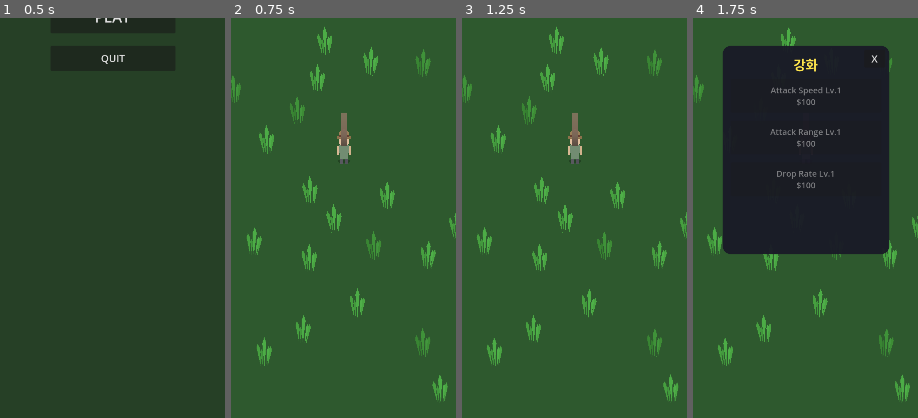
Above: before the commit, frames 1-4 (left to right).
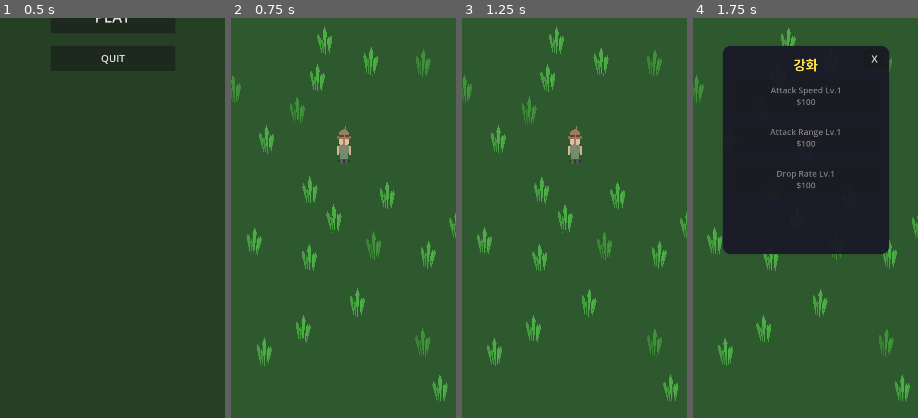
Above: after the commit, the same moments.

Repository: yellyB/game-kill-grass
Game: Godot game, scene res://scenes/ui/main_menu.tscn
Same seed, same stepped clock (60 frames per second), same inputs: the game is played once before the commit and once after it.
Inputs:
- Up to frame 1 (0.5 s): no input
- Up to frame 2 (0.75 s): click "PLAY" at 0.5 s
- Up to frame 3 (1.25 s): no input
- Up to frame 4 (1.75 s): click "강화" at 1.25 s
The pictures show only the part of the screen within x 25-75%, y 34-84%; the shares and areas given below are measured in that part.

Frame 1 is identical in both runs. In frame 2, 0.2% of the frame differs, in the area x 48-52%, y 23-33%; in frame 3, 0.2%; in frame 4, less than 0.1%.

Commit message:
무기별 비주얼과 공격 애니메이션 추가

Diff:
--- a/autoload/weapon_manager.gd
+++ b/autoload/weapon_manager.gd
@@ -10,7 +10,10 @@
 		"speed_mult": 1.0,
 		"attack_type": "single",
 		"description": "기본 무기",
-		"color": Color(0.6, 0.5, 0.4)
+		"color": Color(0.6, 0.5, 0.4),
+		"visual_type": "scythe",
+		"blade_length": 60,
+		"blade_width": 12
 	},
 	{
 		"name": "날 선 낫",
@@ -19,7 +22,10 @@
 		"speed_mult": 1.0,
 		"attack_type": "single",
 		"description": "범위 증가",
-		"color": Color(0.7, 0.7, 0.75)
+		"color": Color(0.7, 0.7, 0.75),
+		"visual_type": "scythe",
+		"blade_length": 70,
+		"blade_width": 14
 	},
 	{
 		"name": "무거운 낫",
@@ -28,7 +34,10 @@
 		"speed_mult": 0.7,
 		"attack_type": "single",
 		"description": "범위↑ 속도↓",
-		"color": Color(0.4, 0.4, 0.5)
+		"color": Color(0.4, 0.4, 0.5),
+		"visual_type": "heavy_scythe",
+		"blade_length": 85,
+		"blade_width": 20
 	},
 	{
 		"name": "이중 낫",
@@ -37,7 +46,10 @@
 		"speed_mult": 1.0,
 		"attack_type": "double",
 		"description": "앞뒤 동시 공격",
-		"color": Color(0.5, 0.6, 0.7)
+		"color": Color(0.5, 0.6, 0.7),
+		"visual_type": "double_scythe",
+		"blade_length": 55,
+		"blade_width": 12
 	},
 	{
 		"name": "회전 예초낫",
@@ -46,7 +58,10 @@
 		"speed_mult": 1.5,
 		"attack_type": "spin",
 		"description": "이동 중 지속 베기",
-		"color": Color(0.3, 0.7, 0.4)
+		"color": Color(0.3, 0.7, 0.4),
+		"visual_type": "spinner",
+		"blade_length": 50,
+		"blade_width": 8
 	},
 	{
 		"name": "제초 기계",
@@ -55,7 +70,10 @@
 		"speed_mult": 2.0,
 		"attack_type": "aura",
 		"description": "접근만 해도 피해",
-		"color": Color(0.8, 0.5, 0.2)
+		"color": Color(0.8, 0.5, 0.2),
+		"visual_type": "machine",
+		"blade_length": 40,
+		"blade_width": 40
 	},
 	{
 		"name": "분쇄 예초기",
@@ -64,7 +82,10 @@
 		"speed_mult": 2.5,
 		"attack_type": "aura",
 		"description": "대형 지속 범위",
-		"color": Color(0.9, 0.3, 0.3)
+		"color": Color(0.9, 0.3, 0.3),
+		"visual_type": "machine",
+		"blade_length": 55,
+		"blade_width": 55
 	},
 	{
 		"name": "화염 제초기",
@@ -73,7 +94,10 @@
 		"speed_mult": 3.0,
 		"attack_type": "flame",
 		"description": "즉사 / 드롭 감소",
-		"color": Color(1.0, 0.4, 0.1)
+		"color": Color(1.0, 0.4, 0.1),
+		"visual_type": "flamethrower",
+		"blade_length": 70,
+		"blade_width": 25
 	},
 	{
 		"name": "재앙 장치",
@@ -82,7 +106,10 @@
 		"speed_mult": 1.0,
 		"attack_type": "screen",
 		"description": "화면 전체 공격",
-		"color": Color(0.6, 0.2, 0.8)
+		"color": Color(0.6, 0.2, 0.8),
+		"visual_type": "device",
+		"blade_length": 50,
+		"blade_width": 50
 	},
 	{
 		"name": "세계 정리자",
@@ -91,7 +118,10 @@
 		"speed_mult": 4.0,
 		"attack_type": "world",
 		"description": "맵 전체 자동 베기",
-		"color": Color(1.0, 0.9, 0.3)
+		"color": Color(1.0, 0.9, 0.3),
+		"visual_type": "orb",
+		"blade_length": 60,
+		"blade_width": 60
 	}
 ]
 
@@ -149,6 +179,15 @@
 func get_weapon_color() -> Color:
 	return get_current_weapon().color
 
+func get_visual_type() -> String:
+	return get_current_weapon().visual_type
+
+func get_blade_length() -> int:
+	return get_current_weapon().blade_length
+
+func get_blade_width() -> int:
+	return get_current_weapon().blade_width
+
 func is_max_level() -> bool:
 	return current_weapon_level >= WEAPONS.size() - 1
 
--- a/scenes/core/main.tscn
+++ b/scenes/core/main.tscn
@@ -17,28 +17,6 @@
 
 [sub_resource type="CircleShape2D" id="CircleShape2D_attack"]
 radius = 80.0
-
-[sub_resource type="Gradient" id="Gradient_blade"]
-offsets = PackedFloat32Array(0, 0.3, 1)
-colors = PackedColorArray(0.6, 0.6, 0.65, 1, 0.8, 0.8, 0.85, 1, 0.95, 0.95, 1, 0.8)
-
-[sub_resource type="GradientTexture2D" id="GradientTexture2D_blade"]
-width = 16
-height = 80
-gradient = SubResource("Gradient_blade")
-fill = 0
-fill_from = Vector2(0.5, 1)
-fill_to = Vector2(0.5, 0)
-
-[sub_resource type="Gradient" id="Gradient_player"]
-colors = PackedColorArray(0.29, 0.56, 0.85, 1, 0.42, 0.7, 0.94, 0)
-
-[sub_resource type="GradientTexture2D" id="GradientTexture2D_player"]
-width = 64
-height = 64
-fill = 1
-fill_from = Vector2(0.5, 0.5)
-gradient = SubResource("Gradient_player")
 
 [sub_resource type="StyleBoxFlat" id="StyleBoxFlat_panel"]
 bg_color = Color(0.1, 0.1, 0.15, 0.95)
@@ -140,10 +118,6 @@
 [node name="WeaponPivot" type="Node2D" parent="Player"]
 position = Vector2(0, 0)
 
-[node name="Blade" type="Sprite2D" parent="Player/WeaponPivot"]
-position = Vector2(0, -50)
-texture = SubResource("GradientTexture2D_blade")
-
 [node name="GameCamera" type="Camera2D" parent="Player"]
 script = ExtResource("6_camera")
 
--- a/scripts/player.gd
+++ b/scripts/player.gd
@@ -9,7 +9,10 @@
 @onready var player_visual: Node2D = $PlayerVisual
 @onready var attack_timer: Timer = $AttackTimer
 @onready var weapon_pivot: Node2D = $WeaponPivot
-@onready var blade: Sprite2D = $WeaponPivot/Blade
+
+var blade: Node2D = null
+var blade2: Node2D = null
+var aura_effect: Node2D = null
 
 @onready var left_leg: Polygon2D = $PlayerVisual/LeftLeg
 @onready var right_leg: Polygon2D = $PlayerVisual/RightLeg
@@ -23,13 +26,15 @@
 var target_weapon_angle: float = 0.0
 var is_swinging: bool = false
 var walk_time: float = 0.0
+var spin_angle: float = 0.0
+var current_visual_type: String = ""
 
 func _ready() -> void:
 	attack_area.area_entered.connect(_on_grass_entered)
 	attack_area.area_exited.connect(_on_grass_exited)
 	attack_timer.timeout.connect(_on_attack_timer_timeout)
 	update_attack_range()
-	update_weapon_visuals()
+	create_weapon_visual()
 	GameManager.upgrade_purchased.connect(_on_upgrade_purchased)
 	WeaponManager.weapon_changed.connect(_on_weapon_changed)
 
@@ -44,6 +49,8 @@
 		try_attack()
 	else:
 		reset_walk_animation(delta)
+
+	update_continuous_weapon_animation(delta)
 
 func _physics_process(_delta: float) -> void:
 	pass
@@ -157,6 +164,25 @@
 			grass.take_damage(1)
 
 func swing_weapon(target_pos: Vector2) -> void:
+	var attack_type = WeaponManager.get_attack_type()
+
+	match attack_type:
+		"single":
+			await swing_single(target_pos)
+		"double":
+			await swing_double(target_pos)
+		"spin":
+			pass
+		"aura", "flame":
+			await pulse_attack()
+		"screen":
+			await screen_attack()
+		"world":
+			await world_attack()
+		_:
+			await swing_single(target_pos)
+
+func swing_single(target_pos: Vector2) -> void:
 	is_swinging = true
 
 	var direction_to_target = (target_pos - global_position).normalized()
@@ -172,10 +198,90 @@
 	tween.set_trans(Tween.TRANS_QUART)
 	tween.tween_property(weapon_pivot, "rotation", swing_end, 0.1)
 
-	blade.scale = Vector2(1.3, 1.1)
-	tween.parallel().tween_property(blade, "scale", Vector2(1.0, 1.0), 0.1)
+	if blade:
+		blade.scale = Vector2(1.3, 1.3)
+		tween.parallel().tween_property(blade, "scale", Vector2.ONE, 0.1)
 
 	await tween.finished
+	is_swinging = false
+
+func swing_double(target_pos: Vector2) -> void:
+	is_swinging = true
+
+	var direction_to_target = (target_pos - global_position).normalized()
+	var target_angle = direction_to_target.angle() + PI / 2
+
+	weapon_pivot.rotation = target_angle
+
+	var tween = create_tween()
+	tween.set_ease(Tween.EASE_IN_OUT)
+	tween.set_trans(Tween.TRANS_SINE)
+	tween.tween_property(weapon_pivot, "rotation", target_angle + PI * 2, 0.15)
+
+	if blade:
+		blade.scale = Vector2(1.2, 1.2)
+		tween.parallel().tween_property(blade, "scale", Vector2.ONE, 0.15)
+	if blade2:
+		blade2.scale = Vector2(1.2, 1.2)
+		tween.parallel().tween_property(blade2, "scale", Vector2.ONE, 0.15)
+
+	await tween.finished
+	is_swinging = false
+
+func pulse_attack() -> void:
+	is_swinging = true
+
+	if blade:
+		var tween = create_tween()
+		tween.set_ease(Tween.EASE_OUT)
+		tween.tween_property(blade, "scale", Vector2(1.5, 1.5), 0.05)
+		tween.tween_property(blade, "scale", Vector2.ONE, 0.1)
+		await tween.finished
+
+	if aura_effect:
+		var aura_tween = create_tween()
+		aura_tween.set_ease(Tween.EASE_OUT)
+		aura_tween.tween_property(aura_effect, "scale", Vector2(1.5, 1.5), 0.05)
+		aura_tween.tween_property(aura_effect, "scale", Vector2.ONE, 0.1)
+
+	is_swinging = false
+
+func screen_attack() -> void:
+	is_swinging = true
+
+	if blade and blade.has_node("Core"):
+		var core = blade.get_node("Core")
+		core.scale = Vector2(3.0, 3.0)
+
+		var tween = create_tween()
+		tween.tween_property(core, "scale", Vector2.ONE, 0.2)
+		await tween.finished
+
+	if aura_effect:
+		var ring_tween = create_tween()
+		ring_tween.set_ease(Tween.EASE_OUT)
+		ring_tween.tween_property(aura_effect, "scale", Vector2(3.0, 3.0), 0.1)
+		ring_tween.tween_property(aura_effect, "scale", Vector2.ONE, 0.2)
+
+	is_swinging = false
+
+func world_attack() -> void:
+	is_swinging = true
+
+	if blade:
+		blade.scale = Vector2(2.0, 2.0)
+
+		var tween = create_tween()
+		tween.tween_property(blade, "scale", Vector2.ONE, 0.15)
+		await tween.finished
+
+	if aura_effect:
+		for child in aura_effect.get_children():
+			var particle_tween = create_tween()
+			var original_pos = child.position
+			child.position = original_pos * 0.5
+			particle_tween.tween_property(child, "position", original_pos, 0.2)
+
 	is_swinging = false
 
 func update_attack_range() -> void:
@@ -185,12 +291,284 @@
 	if attack_shape and attack_shape.shape is CircleShape2D:
 		attack_shape.shape.radius = final_range
 
-func update_weapon_visuals() -> void:
+func create_weapon_visual() -> void:
+	var visual_type = WeaponManager.get_visual_type()
 	var weapon_color = WeaponManager.get_weapon_color()
-	blade.modulate = weapon_color
-
-	var weapon_range = WeaponManager.get_weapon_range()
-	blade.scale = Vector2(1.0, weapon_range)
+	var blade_length = WeaponManager.get_blade_length()
+	var blade_width = WeaponManager.get_blade_width()
+
+	if blade:
+		blade.queue_free()
+		blade = null
+	if blade2:
+		blade2.queue_free()
+		blade2 = null
+	if aura_effect:
+		aura_effect.queue_free()
+		aura_effect = null
+
+	current_visual_type = visual_type
+
+	match visual_type:
+		"scythe":
+			blade = create_scythe_blade(weapon_color, blade_length, blade_width)
+		"heavy_scythe":
+			blade = create_heavy_scythe_blade(weapon_color, blade_length, blade_width)
+		"double_scythe":
+			blade = create_scythe_blade(weapon_color, blade_length, blade_width)
+			blade2 = create_scythe_blade(weapon_color, blade_length, blade_width)
+			blade2.position = Vector2(0, blade_length)
+			blade2.rotation = PI
+		"spinner":
+			blade = create_spinner_blade(weapon_color, blade_length, blade_width)
+		"machine":
+			blade = create_machine_visual(weapon_color, blade_length)
+			aura_effect = create_aura_ring(weapon_color)
+		"flamethrower":
+			blade = create_flamethrower_visual(weapon_color, blade_length, blade_width)
+		"device":
+			blade = create_device_visual(weapon_color, blade_length)
+			aura_effect = create_pulse_ring(weapon_color)
+		"orb":
+			blade = create_orb_visual(weapon_color, blade_length)
+			aura_effect = create_world_aura(weapon_color)
+
+	if blade:
+		weapon_pivot.add_child(blade)
+	if blade2:
+		weapon_pivot.add_child(blade2)
+	if aura_effect:
+		add_child(aura_effect)
+
+func create_scythe_blade(color: Color, length: int, width: int) -> Polygon2D:
+	var poly = Polygon2D.new()
+	var w := float(width)
+	var l := float(length)
+	poly.polygon = PackedVector2Array([
+		Vector2(-w / 2.0, 0),
+		Vector2(-w / 4.0, -l * 0.3),
+		Vector2(0, -l * 0.7),
+		Vector2(w / 3.0, -l),
+		Vector2(w / 2.0, -l * 0.9),
+		Vector2(w / 4.0, -l * 0.6),
+		Vector2(w / 4.0, 0)
+	])
+	poly.color = color
+	return poly
+
+func create_heavy_scythe_blade(color: Color, length: int, width: int) -> Polygon2D:
+	var poly = Polygon2D.new()
+	var w := float(width)
+	var l := float(length)
+	poly.polygon = PackedVector2Array([
+		Vector2(-w / 2.0, 5),
+		Vector2(-w / 2.0, -l * 0.2),
+		Vector2(-w / 3.0, -l * 0.5),
+		Vector2(0, -l * 0.8),
+		Vector2(w / 2.0, -l),
+		Vector2(w / 2.0, -l * 0.85),
+		Vector2(w / 4.0, -l * 0.6),
+		Vector2(w / 4.0, 5)
+	])
+	poly.color = color
+	return poly
+
+func create_spinner_blade(color: Color, length: int, width: int) -> Node2D:
+	var container = Node2D.new()
+	var w := float(width)
+	var l := float(length)
+	for i in 3:
+		var poly = Polygon2D.new()
+		poly.polygon = PackedVector2Array([
+			Vector2(-w / 2.0, 0),
+			Vector2(0, -l),
+			Vector2(w / 2.0, 0)
+		])
+		poly.color = color
+		poly.rotation = (2.0 * PI / 3.0) * i
+		container.add_child(poly)
+	return container
+
+func create_machine_visual(color: Color, size: int) -> Node2D:
+	var container = Node2D.new()
+	var s := float(size)
+	var machine_body = Polygon2D.new()
+	var points: PackedVector2Array = []
+	for i in 12:
+		var angle = (2.0 * PI / 12.0) * i
+		points.append(Vector2(cos(angle), sin(angle)) * (s / 2.0))
+	machine_body.polygon = points
+	machine_body.color = color
+	container.add_child(machine_body)
+
+	var inner = Polygon2D.new()
+	var inner_points: PackedVector2Array = []
+	for i in 12:
+		var angle = (2.0 * PI / 12.0) * i
+		inner_points.append(Vector2(cos(angle), sin(angle)) * (s / 4.0))
+	inner.polygon = inner_points
+	inner.color = color.darkened(0.3)
+	container.add_child(inner)
+	return container
+
+func create_flamethrower_visual(color: Color, length: int, width: int) -> Node2D:
+	var container = Node2D.new()
+	var w := float(width)
+	var l := float(length)
+	var nozzle = Polygon2D.new()
+	nozzle.polygon = PackedVector2Array([
+		Vector2(-w / 3.0, 0),
+		Vector2(-w / 2.0, -l * 0.3),
+		Vector2(-w / 4.0, -l * 0.6),
+		Vector2(0, -l),
+		Vector2(w / 4.0, -l * 0.6),
+		Vector2(w / 2.0, -l * 0.3),
+		Vector2(w / 3.0, 0)
+	])
+	nozzle.color = color.darkened(0.2)
+	container.add_child(nozzle)
+
+	var flame = Polygon2D.new()
+	flame.polygon = PackedVector2Array([
+		Vector2(-w / 4.0, -l * 0.5),
+		Vector2(0, -l * 1.2),
+		Vector2(w / 4.0, -l * 0.5)
+	])
+	flame.color = Color(1.0, 0.8, 0.2)
+	flame.name = "Flame"
+	container.add_child(flame)
+	return container
+
+func create_device_visual(color: Color, size: int) -> Node2D:
+	var container = Node2D.new()
+	var s := float(size)
+	var hex = Polygon2D.new()
+	var points: PackedVector2Array = []
+	for i in 6:
+		var angle = (2.0 * PI / 6.0) * i - PI / 6.0
+		points.append(Vector2(cos(angle), sin(angle)) * (s / 2.0))
+	hex.polygon = points
+	hex.color = color
+	container.add_child(hex)
+
+	var core = Polygon2D.new()
+	var core_points: PackedVector2Array = []
+	for i in 6:
+		var angle = (2.0 * PI / 6.0) * i
+		core_points.append(Vector2(cos(angle), sin(angle)) * (s / 5.0))
+	core.polygon = core_points
+	core.color = Color(1, 1, 1, 0.8)
+	core.name = "Core"
+	container.add_child(core)
+	return container
+
+func create_orb_visual(color: Color, size: int) -> Node2D:
+	var container = Node2D.new()
+	var s := float(size)
+	var orb = Polygon2D.new()
+	var points: PackedVector2Array = []
+	for i in 16:
+		var angle = (2.0 * PI / 16.0) * i
+		points.append(Vector2(cos(angle), sin(angle)) * (s / 2.0))
+	orb.polygon = points
+	orb.color = color
+	orb.name = "Orb"
+	container.add_child(orb)
+
+	var glow = Polygon2D.new()
+	var glow_points: PackedVector2Array = []
+	for i in 16:
+		var angle = (2.0 * PI / 16.0) * i
+		glow_points.append(Vector2(cos(angle), sin(angle)) * (s / 3.0))
+	glow.polygon = glow_points
+	glow.color = Color(1, 1, 0.8, 0.9)
+	glow.name = "Glow"
+	container.add_child(glow)
+	return container
+
+func create_aura_ring(color: Color) -> Node2D:
+	var container = Node2D.new()
+	container.name = "AuraEffect"
+	for i in 8:
+		var particle = Polygon2D.new()
+		particle.polygon = PackedVector2Array([
+			Vector2(-5, -5), Vector2(5, -5), Vector2(5, 5), Vector2(-5, 5)
+		])
+		particle.color = Color(color.r, color.g, color.b, 0.5)
+		var angle = (2.0 * PI / 8.0) * i
+		particle.position = Vector2(cos(angle), sin(angle)) * 50.0
+		particle.name = "Particle" + str(i)
+		container.add_child(particle)
+	return container
+
+func create_pulse_ring(color: Color) -> Node2D:
+	var container = Node2D.new()
+	container.name = "PulseRing"
+	var ring = Polygon2D.new()
+	var points: PackedVector2Array = []
+	for i in 24:
+		var angle = (2.0 * PI / 24.0) * i
+		points.append(Vector2(cos(angle), sin(angle)) * 60.0)
+	ring.polygon = points
+	ring.color = Color(color.r, color.g, color.b, 0.3)
+	ring.name = "Ring"
+	container.add_child(ring)
+	return container
+
+func create_world_aura(color: Color) -> Node2D:
+	var container = Node2D.new()
+	container.name = "WorldAura"
+	for i in 12:
+		var particle = Polygon2D.new()
+		var particle_points: PackedVector2Array = []
+		for j in 8:
+			var angle = (2.0 * PI / 8.0) * j
+			particle_points.append(Vector2(cos(angle), sin(angle)) * 8.0)
+		particle.polygon = particle_points
+		particle.color = Color(color.r, color.g, color.b, 0.6)
+		var orbit_angle = (2.0 * PI / 12.0) * i
+		particle.position = Vector2(cos(orbit_angle), sin(orbit_angle)) * 70.0
+		particle.name = "OrbitParticle" + str(i)
+		container.add_child(particle)
+	return container
+
+func update_continuous_weapon_animation(delta: float) -> void:
+	var attack_type = WeaponManager.get_attack_type()
+
+	match attack_type:
+		"spin":
+			spin_angle += delta * 15.0
+			if blade:
+				blade.rotation = spin_angle
+		"aura":
+			if aura_effect:
+				var pulse = (sin(Time.get_ticks_msec() * 0.005) + 1.0) / 2.0
+				aura_effect.scale = Vector2(1.0 + pulse * 0.3, 1.0 + pulse * 0.3)
+				for child in aura_effect.get_children():
+					child.rotation += delta * 2.0
+			if blade:
+				blade.rotation += delta * 3.0
+		"flame":
+			if blade and blade.has_node("Flame"):
+				var flame_node = blade.get_node("Flame")
+				var flicker = randf_range(0.8, 1.2)
+				flame_node.scale = Vector2(flicker, flicker)
+		"screen":
+			if blade and blade.has_node("Core"):
+				var core_node = blade.get_node("Core")
+				var pulse = (sin(Time.get_ticks_msec() * 0.008) + 1.0) / 2.0
+				core_node.scale = Vector2(1.0 + pulse * 0.5, 1.0 + pulse * 0.5)
+			if aura_effect:
+				var ring_pulse = (sin(Time.get_ticks_msec() * 0.003) + 1.0) / 2.0
+				aura_effect.scale = Vector2(0.8 + ring_pulse * 0.4, 0.8 + ring_pulse * 0.4)
+		"world":
+			if blade and blade.has_node("Orb"):
+				var orb_pulse = (sin(Time.get_ticks_msec() * 0.004) + 1.0) / 2.0
+				blade.scale = Vector2(1.0 + orb_pulse * 0.2, 1.0 + orb_pulse * 0.2)
+			if aura_effect:
+				aura_effect.rotation += delta * 1.5
+				for child in aura_effect.get_children():
+					child.rotation -= delta * 3.0
 
 func _on_grass_entered(area: Area2D) -> void:
 	if area.is_in_group("grass"):
@@ -208,7 +586,7 @@
 
 func _on_weapon_changed(_level: int) -> void:
 	update_attack_range()
-	update_weapon_visuals()
+	create_weapon_visual()
 
 var touch_start_pos: Vector2 = Vector2.ZERO
 var is_touching: bool = false
Not shown: 1 places in scenes/core/main.tscn that only renumber resources
